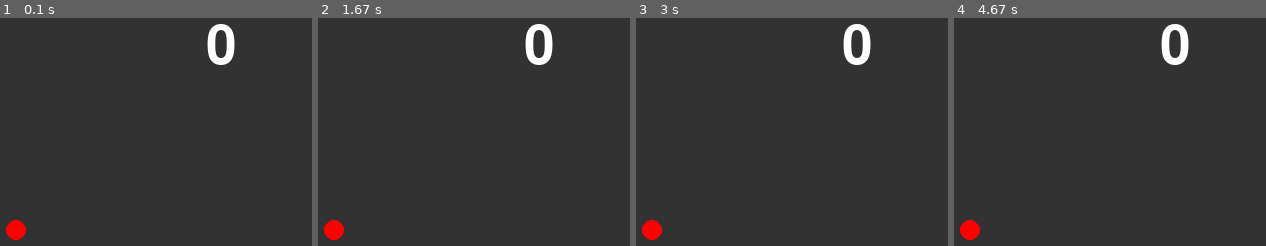
Above: before the commit, frames 1-4 (left to right).
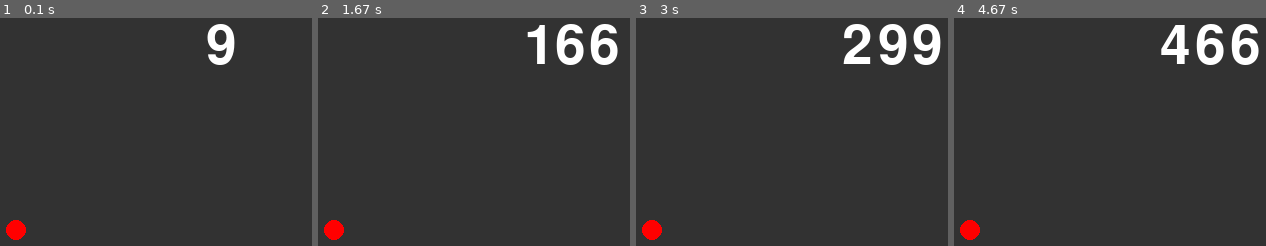
Above: after the commit, the same moments.

Repository: c0b2307178/ProjExD_1
Game: pygame game, started from pygame_system.py
Two runs of this game, one before a commit and one after it. Both use one fixed random seed, a clock stepped at 60 frames per second and the inputs below.
Inputs:
- Up to frame 1 (0.1 s): no input
- Up to frame 2 (1.67 s): no input
- Up to frame 3 (3 s): no input
- Up to frame 4 (4.67 s): no input

The runs differ from the first frame. In frame 1, 0.4% of the frame differs, in the area x 66-76%, y 2-21%; in frame 2, 3.2%, in the area x 66-97%, y 2-21%; in frame 3, 2.7%; in frame 4, 2.9%.

Commit message:
FPS変更

Diff:
--- a/pygame_system.py
+++ b/pygame_system.py
@@ -26,7 +26,7 @@
         screen.blit(enn, [100, 400])
         pg.display.update()
         tmr += 1
-        clock.tick(0.1)
+        clock.tick(100)
 
 
 if __name__ == "__main__":
